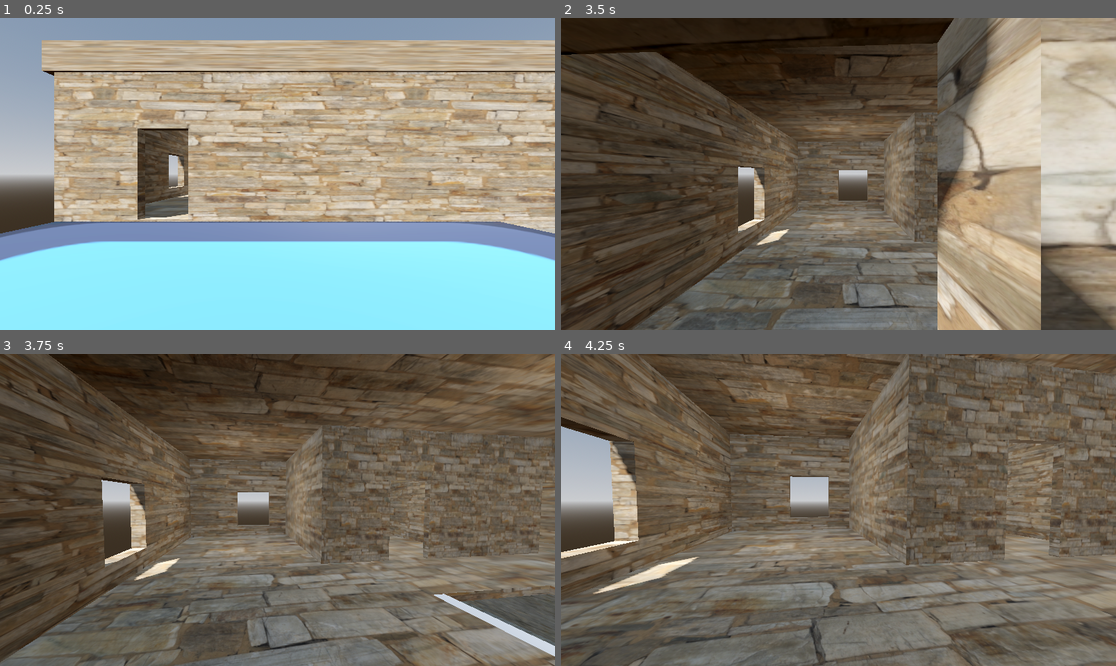
Above: before the commit, frames 1-4 (two rows, left to right).
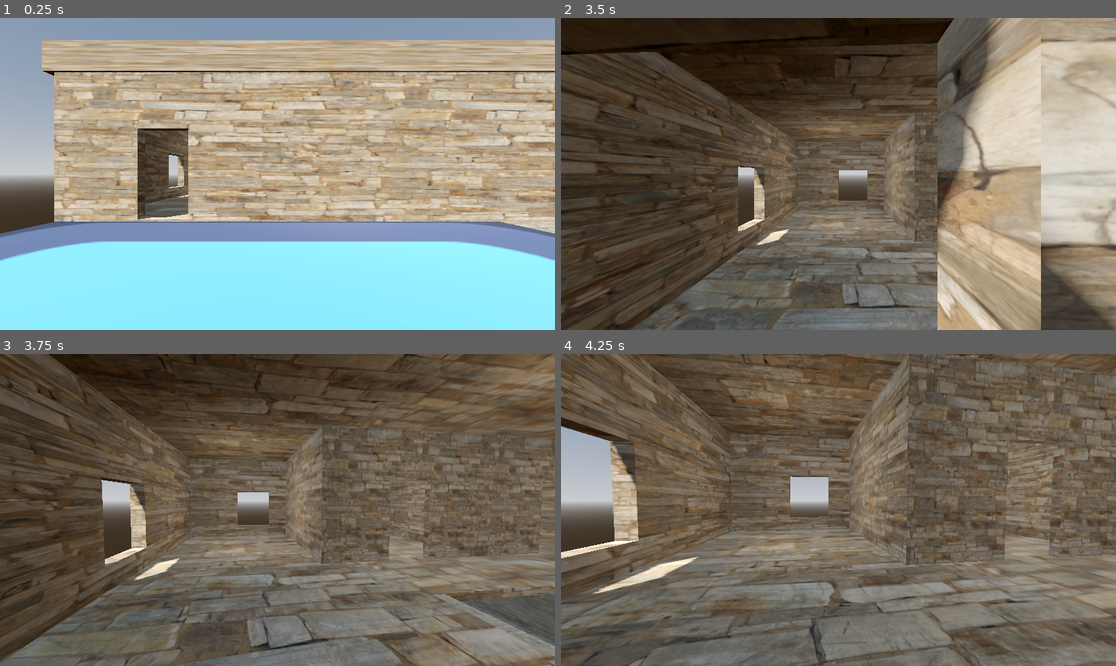
Above: after the commit, the same moments.

Repository: christiannoll/FirstPersonGame
Game: Godot game, scene res://levels/level.tscn
The game is run twice, just before and just after one commit, with the same random seed, the same clock (stepped at 60 frames per second) and the same inputs. The engine's default icon, where the game draws it, is replaced by a stand-in: a white triangle on a blue panel in a dark square.
Inputs (mouse positions are in pixels of both pictures, inside the frame that each line leads up to):
- Up to frame 1 (0.25 s): no input
- Up to frame 2 (3.5 s): tap Enter at 0.5 s; move the mouse to (832, 180) at 0.52 s; hold W (forward) 0.53-2.78 s; tap Space (jump) at 0.77, 1.52, 3.02 s; move the mouse to (877, 177) at 1.27 s; move the mouse to (794, 170) at 2.02 s; move the mouse to (844, 174) at 2.77 s; hold A (left) from 2.78 s (still down)
- Up to frame 3 (3.75 s): move the mouse to (255, 503) at 3.52 s; release A (left) at 3.53 s; hold W (forward) from 3.53 s (still down)
- Up to frame 4 (4.25 s): keep holding W (forward); tap Space (jump) at 3.77 s

Frames 1-2 are identical in both runs. In frame 3, 0.6% of the frame differs, in the area x 78-100%, y 76-97%; in frame 4, nothing differs.

Commit message:
Applied house_material2 to the stairs

Diff:
--- a/scenery/stairs.tscn
+++ b/scenery/stairs.tscn
@@ -1,4 +1,6 @@
 [gd_scene format=4 uid="uid://it8ldhw0cn7y"]
+
+[ext_resource type="Material" uid="uid://bp43lop5jepdr" path="res://materials/house_material2.tres" id="1_mtq0t"]
 
 [sub_resource type="StandardMaterial3D" id="StandardMaterial3D_k762u"]
 resource_name = "Material"
@@ -45,6 +47,7 @@
 
 [node name="Cube" type="MeshInstance3D" parent="." unique_id=670337747]
 transform = Transform3D(3.974, 0, 0, 0, 2.544, 0, 0, 0, 1.813, 0, 0, 0)
+material_override = ExtResource("1_mtq0t")
 mesh = SubResource("ArrayMesh_sn3d8")
 
 [node name="StaticBody3D" type="StaticBody3D" parent="Cube" unique_id=1539133464]
